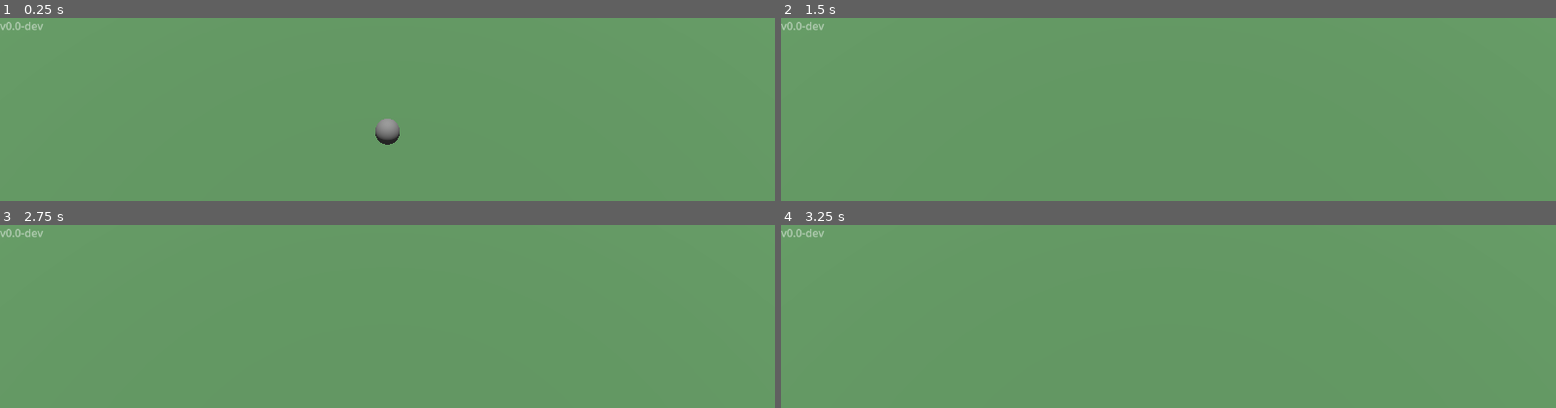
Above: before the commit, frames 1-4 (two rows, left to right).
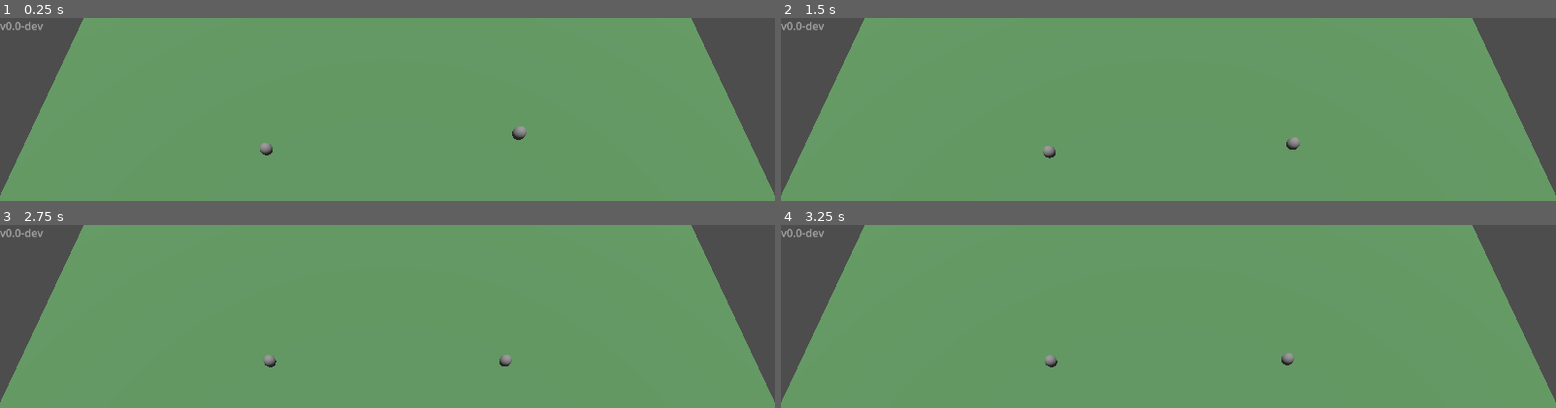
Above: after the commit, the same moments.

Repository: HedgeLizards/ggj24
Game: Godot game, scene res://scenes/main.tscn
The game is run twice, just before and just after one commit, with the same random seed, the same clock (stepped at 60 frames per second) and the same inputs.
Inputs:
- Up to frame 1 (0.25 s): no input
- Up to frame 2 (1.5 s): hold D (right, bound only before the commit) 0.53-1.28 s; hold S (down, bound only before the commit) from 1.28 s (still down)
- Up to frame 3 (2.75 s): tap Enter at 2 s; release S (down, bound only before the commit) at 2.03 s; hold D (right, bound only before the commit) from 2.03 s (still down)
- Up to frame 4 (3.25 s): release D (right, bound only before the commit) at 2.78 s; hold W (up, bound only before the commit) from 2.78 s (still down)

The runs differ from the first frame. In frame 1, 11% of the frame differs, in the area x 0-100%, y 0-97%; in frame 2, 11%; in frame 3, 11%; in frame 4, 11%.
Error after the commit: Compile Error: (res://code/player.gd:-1)

Commit message:
2 bouncy balls

Diff:
--- a/code/player.gd
+++ b/code/player.gd
@@ -1,7 +1,11 @@
 extends RigidBody3D
 
-const speed = 100
+@export var player_id: int = 0
+const speed: float = 1000
+
+
 
 func _integrate_forces(state):
-	var movement = Input.get_vector("left", "right", "up", "down") * speed
+	var current_speed: float = Vector2(linear_velocity.x, linear_velocity.z).length()
+	var movement: Vector2 = PlayerInput.movement_vector(player_id) * speed / (1 + current_speed)
 	apply_force(Vector3(movement.x, 0, movement.y))
--- a/project.godot
+++ b/project.godot
@@ -15,30 +15,50 @@
 config/features=PackedStringArray("4.2", "GL Compatibility")
 config/icon="res://art/hedgelizard.png"
 
+[autoload]
+
+PlayerInput="*res://code/player_input.gd"
+
 [input]
 
-left={
+left_0={
 "deadzone": 0.5,
-"events": [Object(InputEventKey,"resource_local_to_scene":false,"resource_name":"","device":-1,"window_id":0,"alt_pressed":false,"shift_pressed":false,"ctrl_pressed":false,"meta_pressed":false,"pressed":false,"keycode":0,"physical_keycode":65,"key_label":0,"unicode":97,"echo":false,"script":null)
-, Object(InputEventKey,"resource_local_to_scene":false,"resource_name":"","device":-1,"window_id":0,"alt_pressed":false,"shift_pressed":false,"ctrl_pressed":false,"meta_pressed":false,"pressed":false,"keycode":0,"physical_keycode":4194319,"key_label":0,"unicode":0,"echo":false,"script":null)
+"events": [Object(InputEventKey,"resource_local_to_scene":false,"resource_name":"","device":-1,"window_id":0,"alt_pressed":false,"shift_pressed":false,"ctrl_pressed":false,"meta_pressed":false,"pressed":false,"keycode":65,"physical_keycode":65,"key_label":65,"unicode":97,"echo":false,"script":null)
 ]
 }
-right={
+right_0={
 "deadzone": 0.5,
 "events": [Object(InputEventKey,"resource_local_to_scene":false,"resource_name":"","device":-1,"window_id":0,"alt_pressed":false,"shift_pressed":false,"ctrl_pressed":false,"meta_pressed":false,"pressed":false,"keycode":0,"physical_keycode":68,"key_label":0,"unicode":100,"echo":false,"script":null)
-, Object(InputEventKey,"resource_local_to_scene":false,"resource_name":"","device":-1,"window_id":0,"alt_pressed":false,"shift_pressed":false,"ctrl_pressed":false,"meta_pressed":false,"pressed":false,"keycode":0,"physical_keycode":4194321,"key_label":0,"unicode":0,"echo":false,"script":null)
 ]
 }
-up={
+up_0={
 "deadzone": 0.5,
 "events": [Object(InputEventKey,"resource_local_to_scene":false,"resource_name":"","device":-1,"window_id":0,"alt_pressed":false,"shift_pressed":false,"ctrl_pressed":false,"meta_pressed":false,"pressed":false,"keycode":0,"physical_keycode":87,"key_label":0,"unicode":119,"echo":false,"script":null)
-, Object(InputEventKey,"resource_local_to_scene":false,"resource_name":"","device":-1,"window_id":0,"alt_pressed":false,"shift_pressed":false,"ctrl_pressed":false,"meta_pressed":false,"pressed":false,"keycode":0,"physical_keycode":4194320,"key_label":0,"unicode":0,"echo":false,"script":null)
 ]
 }
-down={
+down_0={
 "deadzone": 0.5,
 "events": [Object(InputEventKey,"resource_local_to_scene":false,"resource_name":"","device":-1,"window_id":0,"alt_pressed":false,"shift_pressed":false,"ctrl_pressed":false,"meta_pressed":false,"pressed":false,"keycode":0,"physical_keycode":83,"key_label":0,"unicode":115,"echo":false,"script":null)
-, Object(InputEventKey,"resource_local_to_scene":false,"resource_name":"","device":-1,"window_id":0,"alt_pressed":false,"shift_pressed":false,"ctrl_pressed":false,"meta_pressed":false,"pressed":false,"keycode":0,"physical_keycode":4194322,"key_label":0,"unicode":0,"echo":false,"script":null)
+]
+}
+left_1={
+"deadzone": 0.5,
+"events": [Object(InputEventKey,"resource_local_to_scene":false,"resource_name":"","device":-1,"window_id":0,"alt_pressed":false,"shift_pressed":false,"ctrl_pressed":false,"meta_pressed":false,"pressed":false,"keycode":0,"physical_keycode":4194319,"key_label":0,"unicode":0,"echo":false,"script":null)
+]
+}
+right_1={
+"deadzone": 0.5,
+"events": [Object(InputEventKey,"resource_local_to_scene":false,"resource_name":"","device":-1,"window_id":0,"alt_pressed":false,"shift_pressed":false,"ctrl_pressed":false,"meta_pressed":false,"pressed":false,"keycode":0,"physical_keycode":4194321,"key_label":0,"unicode":0,"echo":false,"script":null)
+]
+}
+up_1={
+"deadzone": 0.5,
+"events": [Object(InputEventKey,"resource_local_to_scene":false,"resource_name":"","device":-1,"window_id":0,"alt_pressed":false,"shift_pressed":false,"ctrl_pressed":false,"meta_pressed":false,"pressed":false,"keycode":0,"physical_keycode":4194320,"key_label":0,"unicode":0,"echo":false,"script":null)
+]
+}
+down_1={
+"deadzone": 0.5,
+"events": [Object(InputEventKey,"resource_local_to_scene":false,"resource_name":"","device":-1,"window_id":0,"alt_pressed":false,"shift_pressed":false,"ctrl_pressed":false,"meta_pressed":false,"pressed":false,"keycode":0,"physical_keycode":4194322,"key_label":0,"unicode":0,"echo":false,"script":null)
 ]
 }
 
--- a/scenes/cat.tscn
+++ b/scenes/cat.tscn
@@ -3,6 +3,7 @@
 [ext_resource type="Script" path="res://code/player.gd" id="1_4x5th"]
 
 [sub_resource type="PhysicsMaterial" id="PhysicsMaterial_e8e0b"]
+friction = 0.0
 rough = true
 bounce = 0.8
 
@@ -11,8 +12,9 @@
 [sub_resource type="SphereMesh" id="SphereMesh_flk4f"]
 
 [node name="Player" type="RigidBody3D"]
-transform = Transform3D(1, 0, 0, 0, 1, 0, 0, 0, 1, 0, 0, 0)
+mass = 2.0
 physics_material_override = SubResource("PhysicsMaterial_e8e0b")
+linear_damp = 0.2
 script = ExtResource("1_4x5th")
 
 [node name="Shape" type="CollisionShape3D" parent="."]
--- a/scenes/main.tscn
+++ b/scenes/main.tscn
@@ -18,7 +18,11 @@
 [node name="Main" type="Node3D"]
 
 [node name="Player" parent="." instance=ExtResource("1_1l0g6")]
-transform = Transform3D(0.925375, 0, 0.379052, 0.0662713, 0.984598, -0.161787, -0.373214, 0.174834, 0.911122, 0, 3.96403, 0)
+transform = Transform3D(0.925375, 0, 0.379052, 0.0662713, 0.984598, -0.161787, -0.373214, 0.174834, 0.911122, -10, 2, 0)
+
+[node name="Player2" parent="." instance=ExtResource("1_1l0g6")]
+transform = Transform3D(0.925375, 0, 0.379052, 0.0662713, 0.984598, -0.161787, -0.373214, 0.174834, 0.911122, 10, 4, 0)
+player_id = 1
 
 [node name="Version" type="Label" parent="."]
 offset_right = 40.0
@@ -27,7 +31,7 @@
 script = ExtResource("3_nx0xq")
 
 [node name="Camera3D" type="Camera3D" parent="."]
-transform = Transform3D(1, 0, 0, 0, 0.312335, 0.949972, 0, -0.949972, 0.312335, 0, 13.3237, 7.61123)
+transform = Transform3D(1, 0, 0, 0, 0.312335, 0.949972, 0, -0.949972, 0.312335, 0, 21.739, 14.1016)
 
 [node name="Floor" type="StaticBody3D" parent="."]
 
